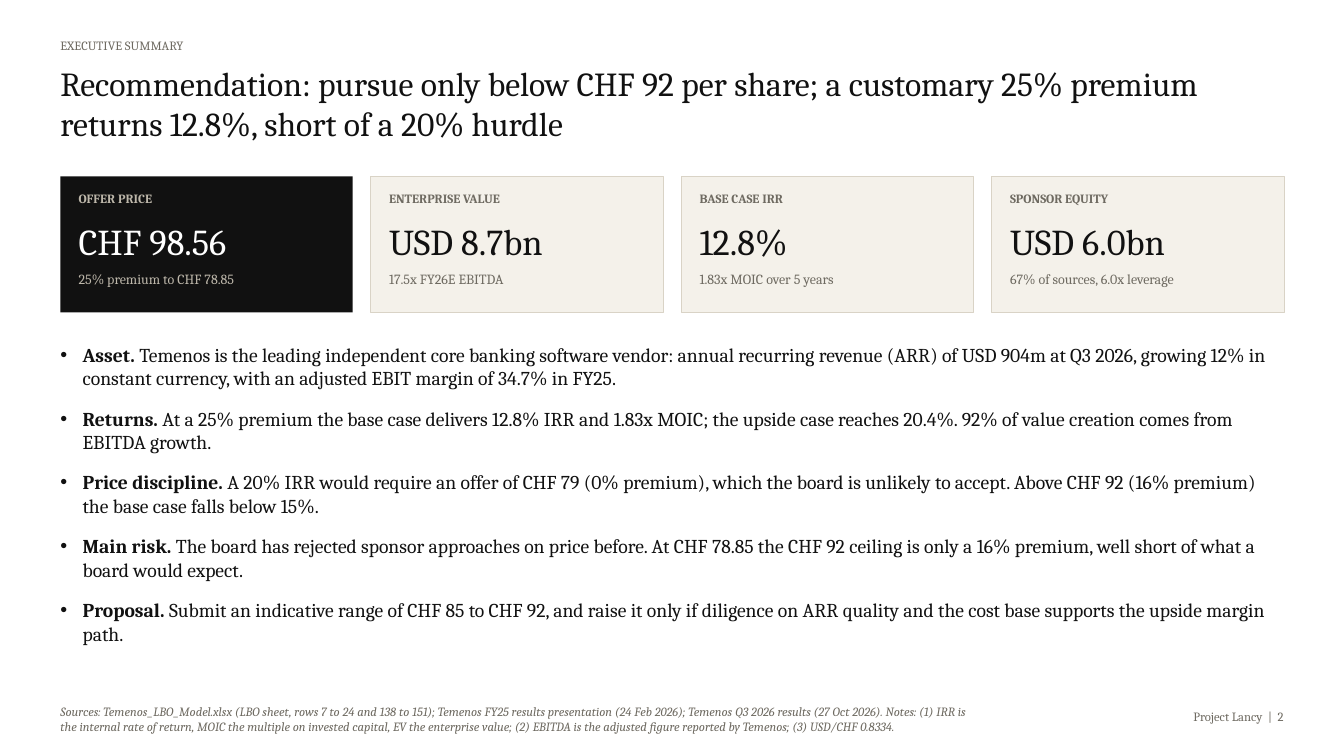
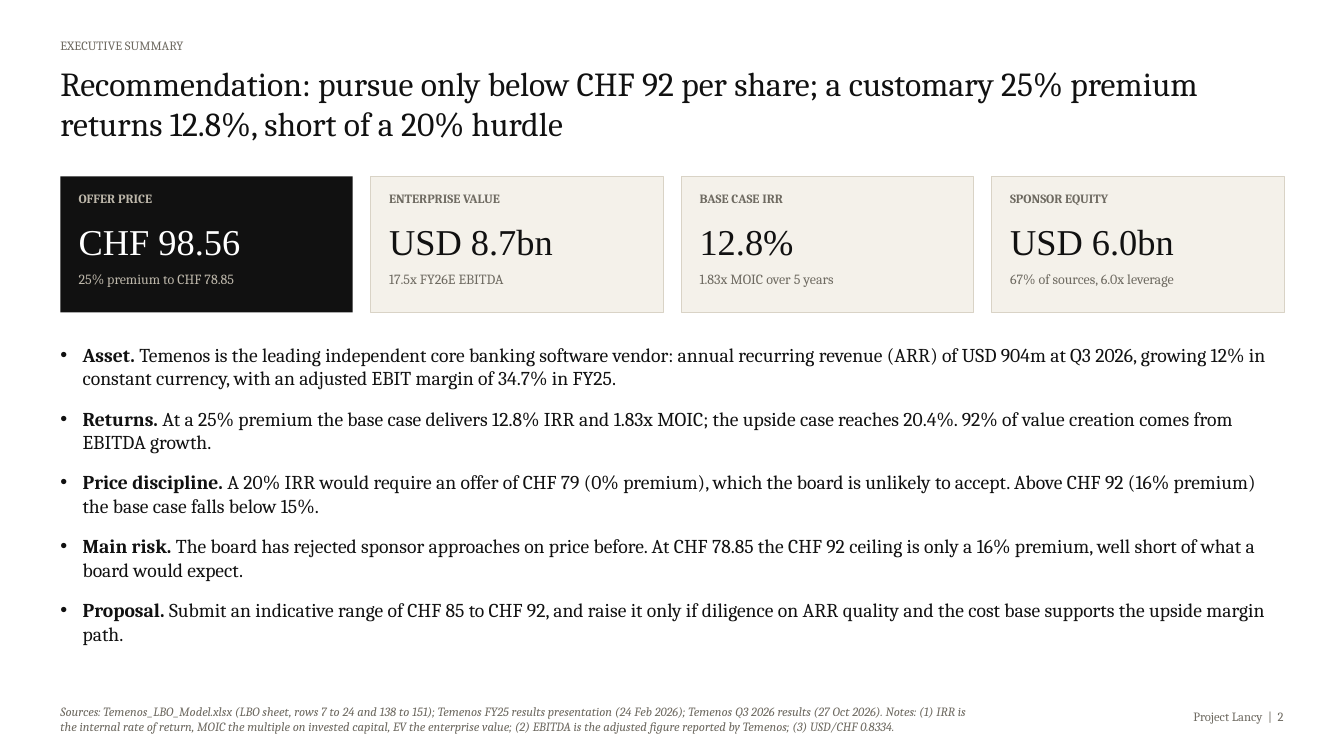
Before and after one commit to pascalielric/financelab, a slide deck: slide 2 of downloads/Temenos_LBO_IC_Deck.pptx. Drawn at 1344x756 pixels with LibreOffice and Linux fonts; fonts in the diff are those of the drawing. Boxes give left, top, right and bottom in pixels: in the first picture for what was removed or moved away, otherwise in the second. Text is boxed around its words. In the diff, an @@ line names an element or a change of style, - is before the commit and + after.

```diff
--- a/downloads/Temenos_LBO_IC_Deck.pptx
+++ b/downloads/Temenos_LBO_IC_Deck.pptx
@@ font Cambria to Times New Roman in 4 elements at box(79, 230, 240, 256), box(389, 229, 553, 256), box(700, 230, 794, 256), box(1010, 229, 1174, 256) @@
```
Also in this commit, not shown: 13 other slides changed, 19 other files.
